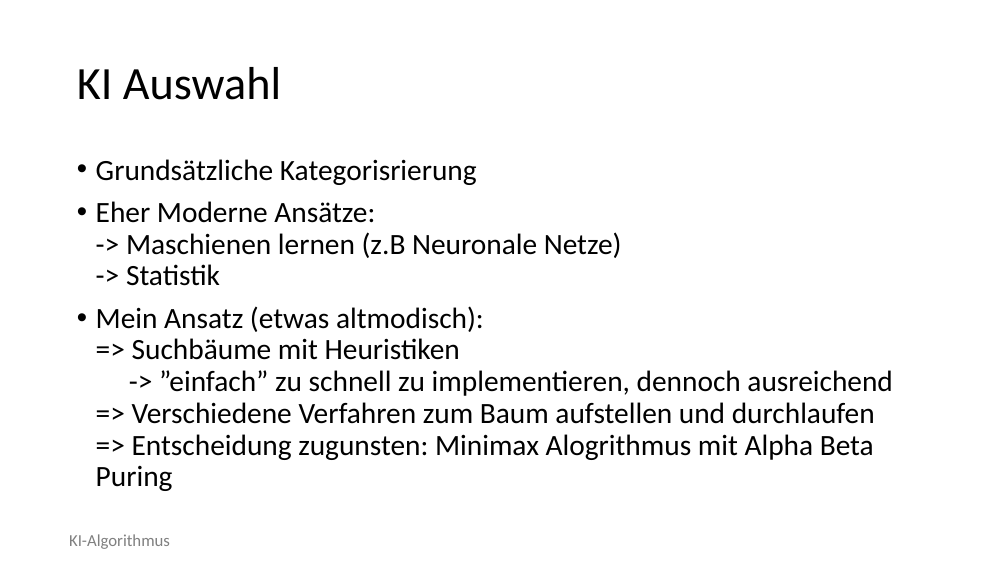
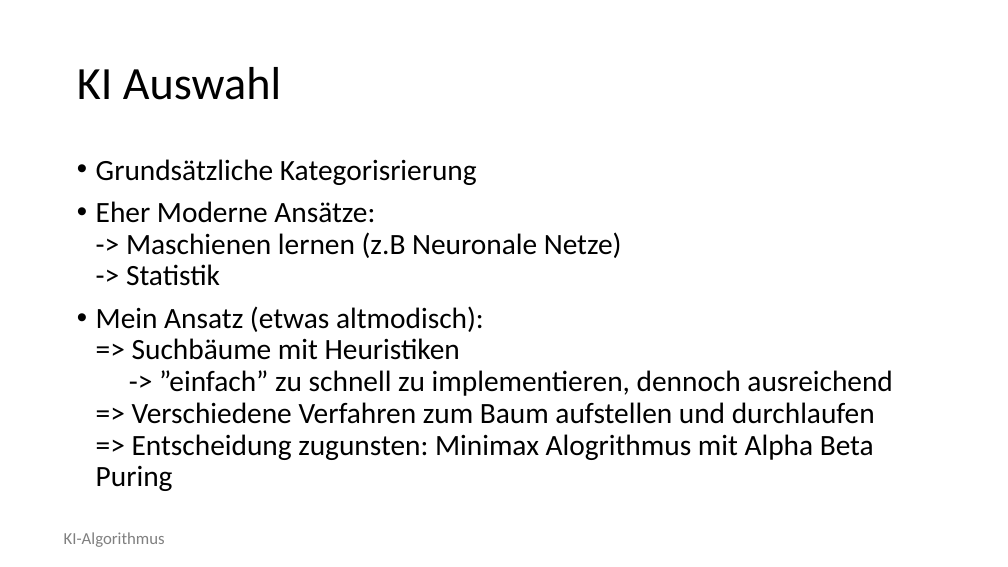
Before and after one commit to semklauke/2048, a slide deck: slide 6 of documentation/Presentation.pptx. Drawn at 1008x567 pixels with LibreOffice and Linux fonts; fonts in the diff are those of the drawing; background and template pictures are left out. Boxes give left, top, right and bottom in pixels: in the first picture for what was removed or moved away, otherwise in the second. Text is boxed around its words. In the diff, an @@ line names an element or a change of style, - is before the commit and + after.

```diff
--- a/documentation/Presentation.pptx
+++ b/documentation/Presentation.pptx
@@ text "KI-Algorithmus": place and size @@
-text "KI-Algorithmus" at (69, 534, 170, 549)
+text "KI-Algorithmus" at (64, 532, 165, 547)
```
Also in this commit, not shown: 14 other slides changed, 1 other file.
